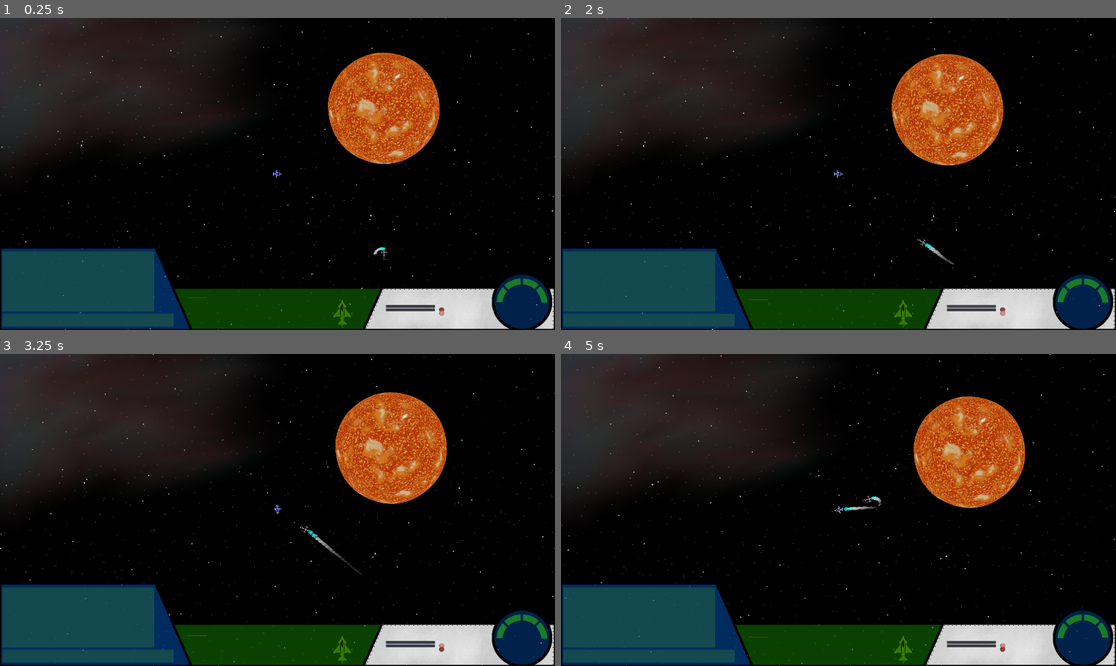
Above: before the commit, frames 1-4 (two rows, left to right).
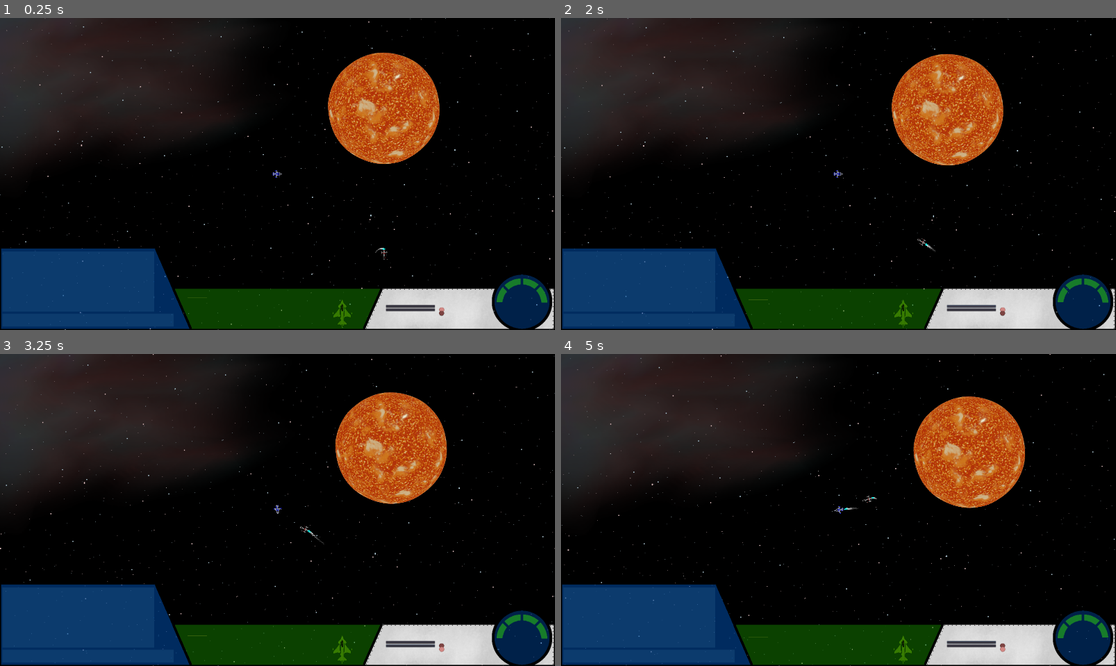
Above: after the commit, the same moments.

Repository: 029614/RedVoid
Game: Godot game, scene res://NewMain.tscn
Same seed, same stepped clock (60 frames per second), same inputs: the game is played once before the commit and once after it.
Inputs (mouse positions are in pixels of both pictures, inside the frame that each line leads up to):
- Up to frame 1 (0.25 s): no input
- Up to frame 2 (2 s): click (649, 320) at 0.52 s; type "12" at 0.6 s; click "Missile Alert" at 1.25 s
- Up to frame 3 (3.25 s): move the mouse to (399, 494) at 2.02 s; hold Right (ui_right) 2.03-2.78 s; tap 3 (bomb) at 2.1 s; click (399, 494) at 2.17 s; tap 1 (cannon) at 2.3, 2.85 s; move the mouse to (166, 525) at 2.77 s; hold Down (ui_down) from 2.78 s (still down); tap 2 (missile) at 3.05 s
- Up to frame 4 (5 s): move the mouse to (894, 441) at 3.52 s; release Down (ui_down) at 3.53 s; hold Right (ui_right) 3.53-4.28 s; tap 2 (missile) at 3.6 s; tap O (orbit) at 3.8, 4.35 s; move the mouse to (810, 572) at 4.27 s; hold Up (ui_up) from 4.28 s (still down); click (810, 572) at 4.42 s; tap 3 (bomb) at 4.55 s

The runs differ from the first frame. In frame 1, 6.5% of the frame differs, in the area x 0-81%, y 73-99%; in frame 2, 6.6%; in frame 3, 6.6%, in the area x 0-81%, y 56-99%; in frame 4, 6.6%.

Commit message:
Small Changes. Nothing significant

Diff:
--- a/Assets/Particles/Engine.tscn
+++ b/Assets/Particles/Engine.tscn
@@ -28,7 +28,7 @@
 linear_accel = -100.0
 angle = 45.0
 angle_random = 1.0
-scale = 0.6
+scale = 0.3
 scale_curve = SubResource( 4 )
 color_ramp = SubResource( 2 )
 
@@ -37,6 +37,7 @@
 position = Vector2( -673.194, 74.9642 )
 rotation = 3.14159
 amount = 100
+lifetime = 0.25
 local_coords = false
 process_material = SubResource( 5 )
 texture = ExtResource( 1 )
--- a/Assets/Ship/Fighter.gd
+++ b/Assets/Ship/Fighter.gd
@@ -8,11 +8,15 @@
 var target = null
 var origin = Vector2()
 var travel_distance = 0
-var static_velocity
+
+var static_velocity # velocity/delta
+var current_gravity
 
 #Ship
+
 onready var thrust = 2000
 var mass = 10
+
 export var fuel = 250000
 export var max_fuel = 250000
 
@@ -26,8 +30,8 @@
 var rads_per_sec = 0
 
 #speed managers
-export (int) var speed = 500
-export (float) var rotation_speed = 2
+#export (int) var speed = 500
+#export (float) var rotation_speed = 2
 export (Color) var enemy_color = Color(1,1,1,1)
 var current_speed = 0
 var max_speed = 99999
@@ -48,15 +52,6 @@
 var state = "patrol"
 var faction = null
 
-var state_dictionary = {
-    "entity": {
-        "is_fuel_low":false,
-        "is_ammo_low":false,
-        "is_missiles_low":false,
-        "is_bombs_low":false,
-       }
-   }
-
 
 
 """Fighter Agent"""
@@ -74,6 +69,7 @@
             t = ( body.mass / (body.global_position.distance_to(self.global_position)) * self.global_position.direction_to(body.global_position) )
         else:
             g += ( body.mass / (body.global_position.distance_to(self.global_position)) * self.global_position.direction_to(body.global_position) )
+    current_gravity = g
     return [g, t]
 
 
@@ -104,7 +100,6 @@
         #Changing the sprite to the one with engine plumes
         if $AlienFighterSprite/Particles2D.is_emitting() == false:
             $AlienFighterSprite/Particles2D.restart()
-            $AlienFighterSprite/Particles2D.set_emitting(true)
             $EngineSound.play()
             print($EngineSound.is_playing())
 
@@ -179,8 +174,8 @@
 
     #self.look_at(lookat)
     velocity += (g+tgrav) * delta
+    static_velocity = velocity/delta
     update_movement(delta)
-    static_velocity = velocity/delta
     velocity = move_and_slide(velocity)
 
 
@@ -201,114 +196,3 @@
 # Pathfinding
 func calculatePath(origin, target):
     pass
-
-
-
-
-
-#@@@@@@@@@@@@@@@@@@@@@@@@@@@@@@@@@@@@ Getters and Setters @@@@@@@@@@@@@@@@@@@@@@@@@@@@@@@@@@@@@@@@@
-
-# movement ------------------------------------------
-func set_max_speed(new_max_speed: int):
-    max_speed = new_max_speed
-
-func get_max_speed():
-    return max_speed
-
-func get_current_speed():
-    return current_speed
-
-func get_acceleration():
-    return acceleration
-
-func set_thrust(new_thrust: float):
-    thrust = new_thrust
-    acceleration = thrust/mass
-
-func get_thrust():
-    return thrust
-
-func set_mass(new_mass: int):
-    mass = new_mass
-    acceleration = thrust/mass
-
-func get_mass():
-    return mass
-
-func get_gravity():
-    pass
-
-func get_velocity():
-    return static_velocity
-
-
-
-#Consumables ------------------------------------------------
-func set_cannon_ammo(ammo: int):
-    pass
-
-func get_cannon_ammo():
-    pass
-
-func set_cannon_ammo_max(max_ammo: int):
-    pass
-
-func get_cannon_ammo_max():
-    pass
-
-
-
-func set_missile_count(count: int):
-    pass
-
-func get_missile_count():
-    pass
-
-func set_missile_count_max(max_count: int):
-    pass
-
-func get_missile_count_max():
-    pass
-
-
-
-func set_bomb_count(count: int):
-    pass
-
-func get_bomb_count():
-    pass
-
-func set_bomb_count_max(max_count: int):
-    pass
-
-func get_bomb_count_max():
-    pass
-
-
-
-#Vitals ------------------------------------------------
-func set_shields(shields: int):
-    pass
-
-func get_shields():
-    pass
-
-func set_max_shields(max_shields: int):
-    pass
-
-func get_max_shields():
-    pass
-
-
-
-func set_fuel(new_fuel: int):
-    fuel = new_fuel
-
-func get_fuel():
-    return fuel
-
-func set_max_fuel(new_max_fuel: int):
-    max_fuel = new_max_fuel
-
-func get_max_fuel():
-    return max_fuel
--- a/Player/Actor.gd
+++ b/Player/Actor.gd
@@ -113,7 +113,7 @@
             #Changing the sprite to the one with engine plumes
             if $Sprite/Particles2D.is_emitting() == false:
                 $Sprite/Particles2D.restart()
-                $Sprite/Particles2D.set_emitting(true)
+                #$Sprite/Particles2D.set_emitting(true)
                 $EngineSound.play()
 
             #Input Movements
--- a/UI/HUD.tscn
+++ b/UI/HUD.tscn
@@ -20,31 +20,31 @@
 Label/fonts/font = null
 Label/styles/normal = null
 
-[sub_resource type="StyleBoxFlat" id=8]
-bg_color = Color( 0.258824, 0.556863, 0.160784, 0.298039 )
-
-[sub_resource type="DynamicFontData" id=2]
+[sub_resource type="StyleBoxFlat" id=2]
+bg_color = Color( 0.160784, 0.380392, 0.556863, 0.298039 )
+
+[sub_resource type="DynamicFontData" id=3]
 font_path = "res://Assets/Fonts/SourceCodePro-Black.ttf"
 
-[sub_resource type="DynamicFont" id=3]
+[sub_resource type="DynamicFont" id=4]
 size = 20
-font_data = SubResource( 2 )
-
-[sub_resource type="Theme" id=4]
-Label/colors/font_color = Color( 0.235294, 0.427451, 0.568627, 0.823529 )
+font_data = SubResource( 3 )
+
+[sub_resource type="Theme" id=5]
+Label/colors/font_color = Color( 0.592157, 0.592157, 0.592157, 0.823529 )
 Label/colors/font_color_shadow = Color( 0, 0, 0, 0 )
 Label/colors/font_outline_modulate = Color( 1, 1, 1, 1 )
 Label/constants/line_spacing = 3
 Label/constants/shadow_as_outline = 0
 Label/constants/shadow_offset_x = 1
 Label/constants/shadow_offset_y = 1
-Label/fonts/font = SubResource( 3 )
+Label/fonts/font = SubResource( 4 )
 Label/styles/normal = null
 
-[sub_resource type="StyleBoxFlat" id=5]
-bg_color = Color( 0.258824, 0.556863, 0.160784, 0.298039 )
-
-[sub_resource type="SpriteFrames" id=6]
+[sub_resource type="StyleBoxFlat" id=6]
+bg_color = Color( 0.160784, 0.380392, 0.556863, 0.298039 )
+
+[sub_resource type="SpriteFrames" id=7]
 animations = [ {
 "frames": [ ExtResource( 6 ), ExtResource( 7 ) ],
 "loop": true,
@@ -90,7 +90,7 @@
 anchor_bottom = 1.0
 margin_right = -67.0
 margin_bottom = 80.0
-custom_styles/bg = SubResource( 8 )
+custom_styles/bg = SubResource( 2 )
 scroll_horizontal_enabled = false
 __meta__ = {
 "_edit_use_anchors_": false
@@ -99,7 +99,7 @@
 [node name="VBoxContainer" type="VBoxContainer" parent="ReadOut/ScrollContainer"]
 margin_right = 520.0
 margin_bottom = 26.0
-theme = SubResource( 4 )
+theme = SubResource( 5 )
 alignment = 2
 
 [node name="Label" type="Label" parent="ReadOut/ScrollContainer/VBoxContainer"]
@@ -113,7 +113,7 @@
 margin_top = 216.0
 margin_right = 592.0
 margin_bottom = 260.0
-custom_styles/normal = SubResource( 5 )
+custom_styles/normal = SubResource( 6 )
 __meta__ = {
 "_edit_use_anchors_": false
 }
@@ -145,8 +145,7 @@
 
 [node name="WarningIndicator" type="AnimatedSprite" parent="PanelRight/VBoxContainer/Missile"]
 position = Vector2( 192, 16 )
-frames = SubResource( 6 )
-frame = 1
+frames = SubResource( 7 )
 playing = true
 
 [node name="Radar" type="Button" parent="PanelRight/VBoxContainer"]
@@ -157,7 +156,8 @@
 
 [node name="WarningIndicator" type="AnimatedSprite" parent="PanelRight/VBoxContainer/Radar"]
 position = Vector2( 192, 16 )
-frames = SubResource( 6 )
+frames = SubResource( 7 )
+frame = 1
 playing = true
 
 [node name="Vitals" type="Control" parent="."]
Not shown: 4 places in UI/HUD.tscn that only renumber resources
